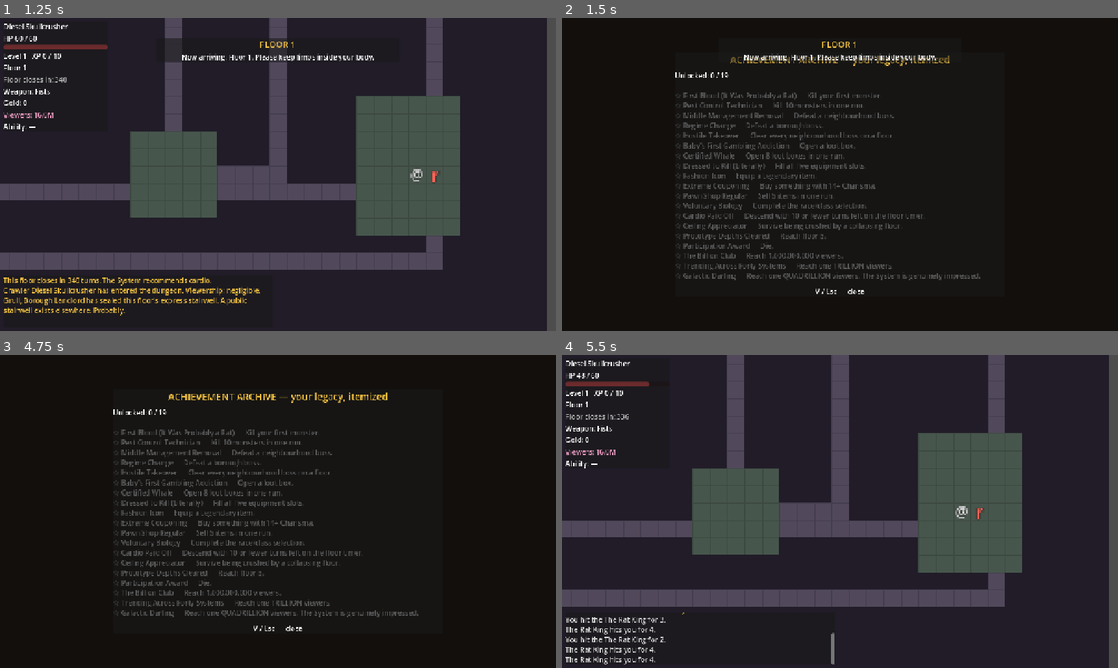
Above: before the commit, frames 1-4 (two rows, left to right).
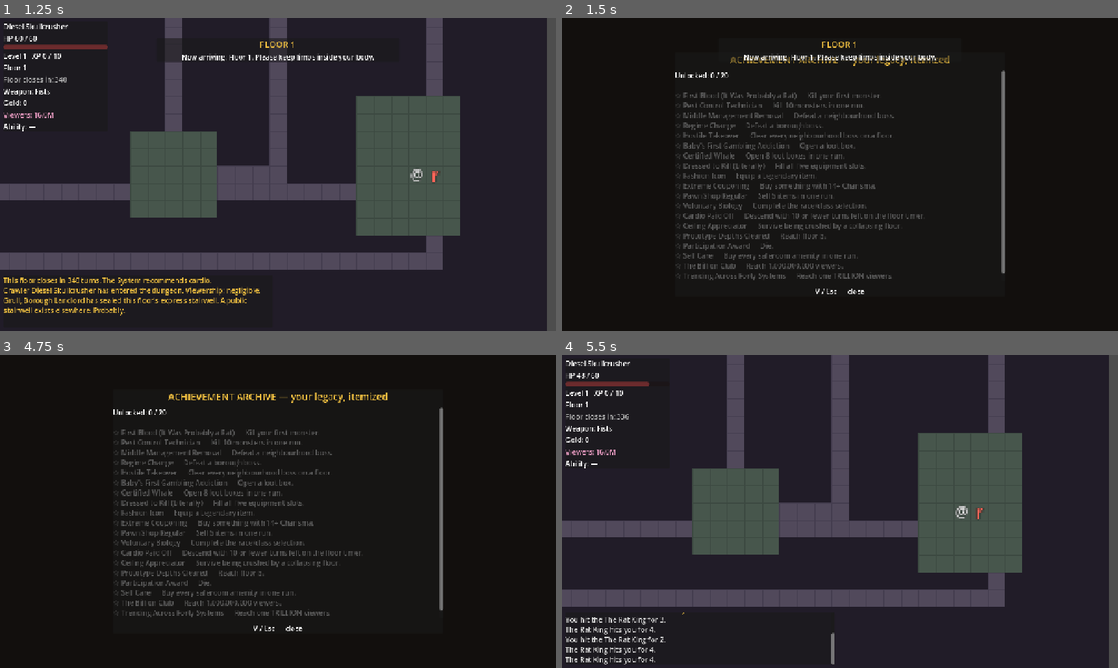
Above: after the commit, the same moments.

Repository: SamuelArchibald3/DungeonCrawler
Game: Godot game, scene res://scenes/main/main.tscn
The game is run twice, just before and just after one commit, with the same random seed, the same clock (stepped at 60 frames per second) and the same inputs.
Inputs (mouse positions are in pixels of both pictures, inside the frame that each line leads up to):
- Up to frame 1 (1.25 s): click "ENTER THE DUNGEON" at 0.5 s
- Up to frame 2 (1.5 s): tap Enter at 1.25 s; move the mouse to (962, 158) at 1.27 s; hold D (move_right) from 1.28 s (still down); hold V (achievements) from 1.28 s (still down); click (962, 158) at 1.42 s
- Up to frame 3 (4.75 s): tap Space (wait) at 2, 3.5 s; move the mouse to (166, 527) at 2.02 s; release D (move_right) at 2.03 s; release V (achievements) at 2.03 s; hold S (move_down) 2.03-2.78 s; tap Q (ability) at 2.1 s; tap V (achievements) at 2.3, 3.8, 4.55 s; tap Enter at 2.75, 4.25 s; move the mouse to (333, 442) at 2.77 s; hold D (move_right) 2.78-3.53 s; hold V (achievements) 2.78-3.53 s; move the mouse to (250, 574) at 3.52 s; hold W (move_up) 3.53-4.28 s; tap E (interact) at 3.6 s; click (250, 574) at 3.67 s; move the mouse to (444, 558) at 4.27 s; hold A (move_left) from 4.28 s (still down); hold Space (wait) from 4.28 s (still down)
- Up to frame 4 (5.5 s): keep holding A (move_left); tap I (inventory) at 4.9 s; move the mouse to (673, 464) at 5.02 s; release Space (wait) at 5.03 s; tap Enter at 5.1 s; tap V (achievements) at 5.3 s

Frame 1 is identical in both runs. In frame 2, 1.5% of the frame differs, in the area x 21-80%, y 16-84%; in frame 3, 1.5%; in frame 4, nothing differs.

Commit message:
Sell run-long amenity buffs in saferooms
The saferoom guide now doubles as concierge, selling three amenities
(each once per run): a Cot Nap (+10 max HP, applied via a new
bonus_max_hp field), a Hot Shower (+25% viewer gains - the audience
appreciates hygiene, plus an immediate fame bump), and a Hot Meal
(+1 melee damage). Purchases are tracked in GameState.amenities and
reset each run; buying all three unlocks the persistent Self Care
achievement. The guide tutorial documents the service.

Co-Authored-By: Claude Fable 5 <noreply@anthropic.com>

Diff:
--- a/autoload/achievements.gd
+++ b/autoload/achievements.gd
@@ -21,6 +21,7 @@
 	&"ceiling_fan": ["Ceiling Appreciator", "Survive being crushed by a collapsing floor."],
 	&"deep_dive": ["Prototype Depths Cleared", "Reach floor 5."],
 	&"participation": ["Participation Award", "Die."],
+	&"self_care": ["Self Care", "Buy every saferoom amenity in one run."],
 	&"billion_club": ["The Billion Club", "Reach 1,000,000,000 viewers."],
 	&"trillion_club": ["Trending Across Forty Systems", "Reach one TRILLION viewers."],
 	&"quadrillion_club": ["Galactic Darling", "Reach one QUADRILLION viewers. The System is genuinely impressed."],
--- a/autoload/fame.gd
+++ b/autoload/fame.gd
@@ -38,11 +38,15 @@
 	Events.viewers_changed.emit(viewers)
 
 
-## Every point of CHA over 8 adds 5% to viewer gains.
+## Every point of CHA over 8 adds 5% to viewer gains; a hot shower adds 25%
+## (the audience appreciates hygiene).
 func multiplier() -> float:
-	if GameState.character == null:
-		return 1.0
-	return 1.0 + maxi(GameState.character.get_stat(&"CHA") - 8, 0) * 0.05
+	var m := 1.0
+	if GameState.character != null:
+		m += maxi(GameState.character.get_stat(&"CHA") - 8, 0) * 0.05
+	if GameState.amenities.has(&"shower"):
+		m += 0.25
+	return m
 
 
 ## base is in millions; deeper floors draw bigger audiences, and a large
--- a/autoload/game_state.gd
+++ b/autoload/game_state.gd
@@ -14,6 +14,9 @@
 var floor_turns_left: int = FLOOR_TURN_BUDGET
 var collapse_ticks: int = 0  # turns spent inside a collapsed floor
 
+## Saferoom amenities purchased this run (id -> true); effects last the run
+var amenities := {}
+
 ## Run summary stats
 var kills: int = 0
 var boxes_opened: int = 0
@@ -29,6 +32,7 @@
 	boxes_opened = 0
 	best_item_name = ""
 	best_item_rarity = -1
+	amenities = {}
 	run_seed = randi()
 	rng.seed = run_seed
 	print("[GameState] Run seed: %d" % run_seed)
--- a/scenes/ui/guide_screen.gd
+++ b/scenes/ui/guide_screen.gd
@@ -26,6 +26,7 @@
 		"• Monsters legally cannot enter. They will absolutely camp the doorway like unpaid interns.\n" +
 		"• You heal a little every turn inside, and the ceiling can't crush you here — even after the floor closes.\n" +
 		"• Level-up stat points can only be allocated in here (open your inventory). Union rules.\n" +
+		"• I also sell amenities: naps, showers, hot meals. Buffs last the whole run. Yes, I take gold. No, I don't haggle.\n" +
 		"• The timer keeps ticking, though. Safety is not the same as progress. Ask my therapist."],
 	["THE FLOOR 3 REBRAND",
 		"Reach floor 3 and the System offers you a new race and class. In here, thankfully.\n\n" +
@@ -39,12 +40,19 @@
 		"• He buys your junk at insulting prices. He is also the only buyer. Welcome to economics."],
 ]
 
+const AMENITIES := {
+	&"cot": { "name": "Cot Nap", "price": 25, "desc": "+10 max HP for the run" },
+	&"shower": { "name": "Hot Shower", "price": 20, "desc": "+25% viewer gains for the run" },
+	&"meal": { "name": "Hot Meal", "price": 30, "desc": "+1 damage for the run" },
+}
+
 var _page := 0
 var _title: Label
 var _body: RichTextLabel
 var _page_label: Label
 var _quest_label: RichTextLabel
 var _quest_button: Button
+var _amenity_buttons := {}  # id -> Button
 var _dungeon: Dungeon
 
 
@@ -85,6 +93,25 @@
 	_quest_button.pressed.connect(_on_quest_button)
 	quest_row.add_child(_quest_button)
 
+	# Amenities panel: the saferoom's paid services
+	var amenity_box := PanelContainer.new()
+	vbox.add_child(amenity_box)
+	var amenity_vbox := VBoxContainer.new()
+	amenity_box.add_child(amenity_vbox)
+	var amenity_header := Label.new()
+	amenity_header.text = "SAFEROOM AMENITIES — buffs last the whole run, no refunds on relaxation"
+	amenity_header.add_theme_color_override("font_color", Color(0.94, 0.75, 0.25))
+	amenity_vbox.add_child(amenity_header)
+	var amenity_row := HBoxContainer.new()
+	amenity_row.add_theme_constant_override("separation", 12)
+	amenity_vbox.add_child(amenity_row)
+	for id: StringName in AMENITIES:
+		var button := Button.new()
+		button.size_flags_horizontal = Control.SIZE_EXPAND_FILL
+		button.pressed.connect(_on_amenity_pressed.bind(id))
+		amenity_row.add_child(button)
+		_amenity_buttons[id] = button
+
 	_title = Label.new()
 	_title.add_theme_font_size_override("font_size", 24)
 	_title.add_theme_color_override("font_color", Color(0.45, 0.85, 0.9))
@@ -128,6 +155,7 @@
 	visible = true
 	_render()
 	_render_quest()
+	_render_amenities()
 
 
 func _render_quest() -> void:
@@ -157,6 +185,43 @@
 			_quest_button.disabled = true
 
 
+func _render_amenities() -> void:
+	var c: CharacterData = GameState.character
+	for id: StringName in AMENITIES:
+		var def: Dictionary = AMENITIES[id]
+		var button: Button = _amenity_buttons[id]
+		if GameState.amenities.has(id):
+			button.text = "%s\nPURCHASED" % def["name"]
+			button.disabled = true
+		else:
+			button.text = "%s — %dg\n%s" % [def["name"], def["price"], def["desc"]]
+			button.disabled = c == null or c.gold < def["price"]
+
+
+func _on_amenity_pressed(id: StringName) -> void:
+	var c: CharacterData = GameState.character
+	var def: Dictionary = AMENITIES[id]
+	if GameState.amenities.has(id) or c.gold < def["price"]:
+		return
+	c.gold -= def["price"]
+	GameState.amenities[id] = true
+	match id:
+		&"cot":
+			c.bonus_max_hp += 10
+			c.recompute_max_hp()
+			c.heal(10)
+			Events.msg("You nap on a System-certified cot. +10 max HP. The pillow judged you.", &"system")
+		&"shower":
+			Events.msg("You take a hot shower. The viewers approve loudly. (+25% viewer gains)", &"system")
+			Fame.gain(20)  # immediate hygiene bump
+		&"meal":
+			Events.msg("You eat something hot with identifiable ingredients. +1 damage. Chef's kiss.", &"system")
+	if GameState.amenities.size() >= AMENITIES.size():
+		Achievements.unlock(&"self_care")
+	Events.hud_refresh.emit()
+	_render_amenities()
+
+
 func _on_quest_button() -> void:
 	match Quests.state:
 		Quests.QState.OFFERED:
--- a/scripts/character_data.gd
+++ b/scripts/character_data.gd
@@ -15,6 +15,7 @@
 var xp := 0
 var gold := 0
 var unspent_stat_points := 0  # +2 per level; allocatable only in saferooms
+var bonus_max_hp := 0  # flat bonuses (e.g. saferoom cot naps)
 var hp := 0
 var max_hp := 0
 var inventory: Array = []        # Array[ItemData]
@@ -44,7 +45,7 @@
 
 
 func recompute_max_hp() -> void:
-	var new_max := 10 + get_stat(&"CON") * 3 + level * 2
+	var new_max := 10 + get_stat(&"CON") * 3 + level * 2 + bonus_max_hp
 	if race != null:
 		new_max += race.max_hp_mod
 	if char_class != null:
--- a/scripts/combat.gd
+++ b/scripts/combat.gd
@@ -5,6 +5,8 @@
 
 static func player_attack_damage(c: CharacterData, enemy: Entity, rng: RandomNumberGenerator) -> int:
 	var dmg := c.get_weapon_damage() + floori((c.get_stat(&"STR") - 8) / 2.0) + rng.randi_range(0, 2)
+	if GameState.amenities.has(&"meal"):
+		dmg += 1  # well fed, mildly lethal
 	if c.has_ability(&"backstab") and enemy.hp == enemy.max_hp:
 		dmg = floori(dmg * 1.5)
 	dmg -= enemy.enemy_def.defense
--- a/tests/systest.gd
+++ b/tests/systest.gd
@@ -352,6 +352,38 @@
 	await get_tree().process_frame
 	check(Fame.viewers > viewers_before_level, "level-ups gain viewers")
 
+	# --- Saferoom amenities: paid run-long buffs at the guide ---
+	check(GameState.amenities.is_empty(), "runs start with no amenities")
+	c.gold = 500
+	var guide_ui = main.guide_screen
+	var hp_before_cot: int = c.max_hp
+	var gold_before_cot: int = c.gold
+	guide_ui._on_amenity_pressed(&"cot")
+	check(c.max_hp == hp_before_cot + 10, "cot nap grants +10 max HP")
+	check(c.gold == gold_before_cot - 25, "cot nap costs 25 gold")
+	var gold_after_cot: int = c.gold
+	guide_ui._on_amenity_pressed(&"cot")
+	check(c.gold == gold_after_cot, "amenities are once per run")
+	var mult_before_shower: float = Fame.multiplier()
+	guide_ui._on_amenity_pressed(&"shower")
+	check(is_equal_approx(Fame.multiplier(), mult_before_shower + 0.25), "shower adds +25% viewer gains")
+	var rat_dummy := Entity.make_enemy(EnemyDef.all()[0], Vector2i(1, 1), 1)
+	var saved_abilities := c.abilities.duplicate()
+	c.abilities.clear()  # passives like backstab would skew the exact-diff check
+	GameState.rng.seed = 12345
+	var dmg_unfed := 0
+	for i in 20:
+		dmg_unfed += Combat.player_attack_damage(c, rat_dummy, GameState.rng)
+	guide_ui._on_amenity_pressed(&"meal")
+	GameState.rng.seed = 12345
+	var dmg_fed := 0
+	for i in 20:
+		dmg_fed += Combat.player_attack_damage(c, rat_dummy, GameState.rng)
+	c.abilities = saved_abilities
+	rat_dummy.free()
+	check(dmg_fed == dmg_unfed + 20, "hot meal adds exactly +1 damage per hit")
+	check(Achievements.is_unlocked(&"self_care"), "buying all amenities unlocks Self Care")
+
 	# --- Stat points: banked on level up, spendable only in saferooms ---
 	check(c.unspent_stat_points == (c.level - 1) * 2,
 		"level ups bank 2 stat points each (%d pts at level %d)" % [c.unspent_stat_points, c.level])
Not shown, changed: todo.txt
